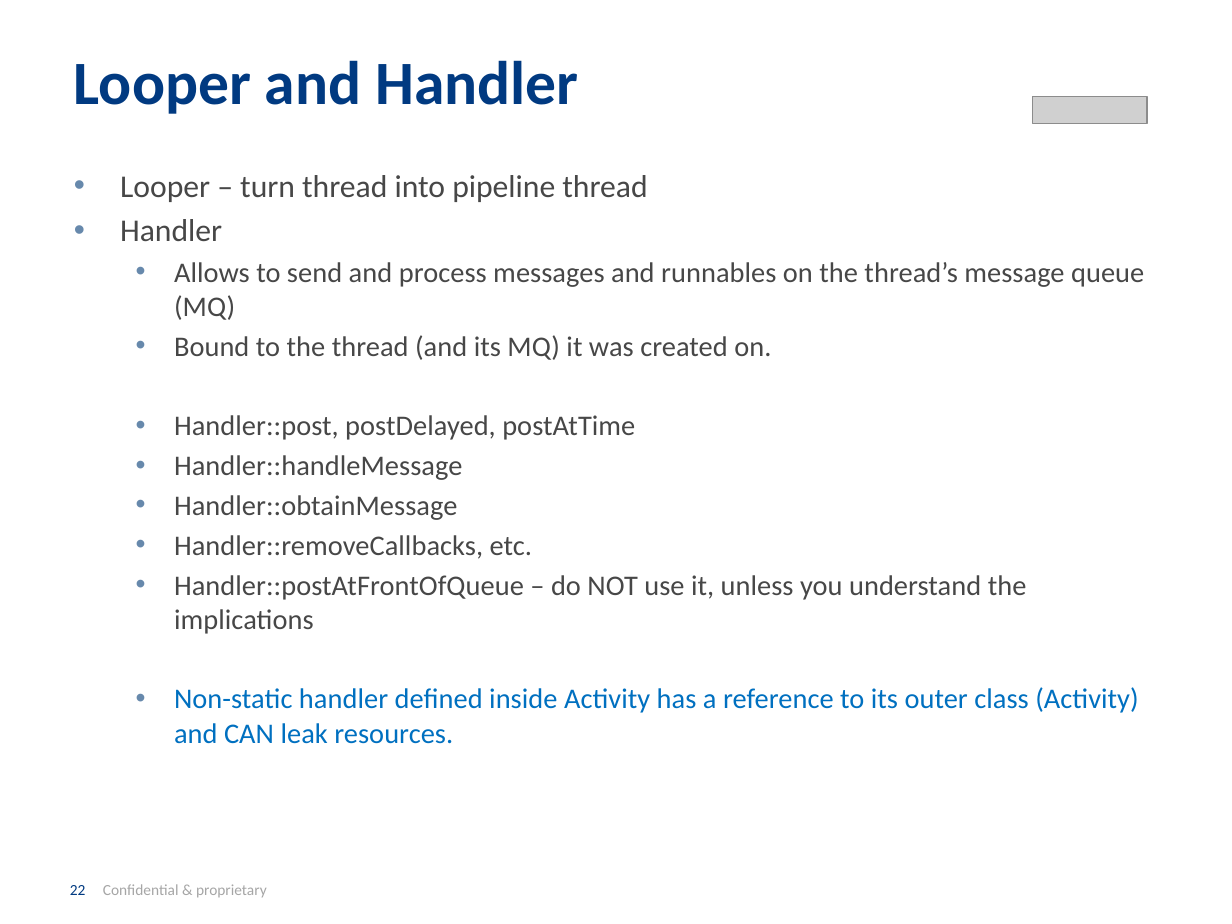
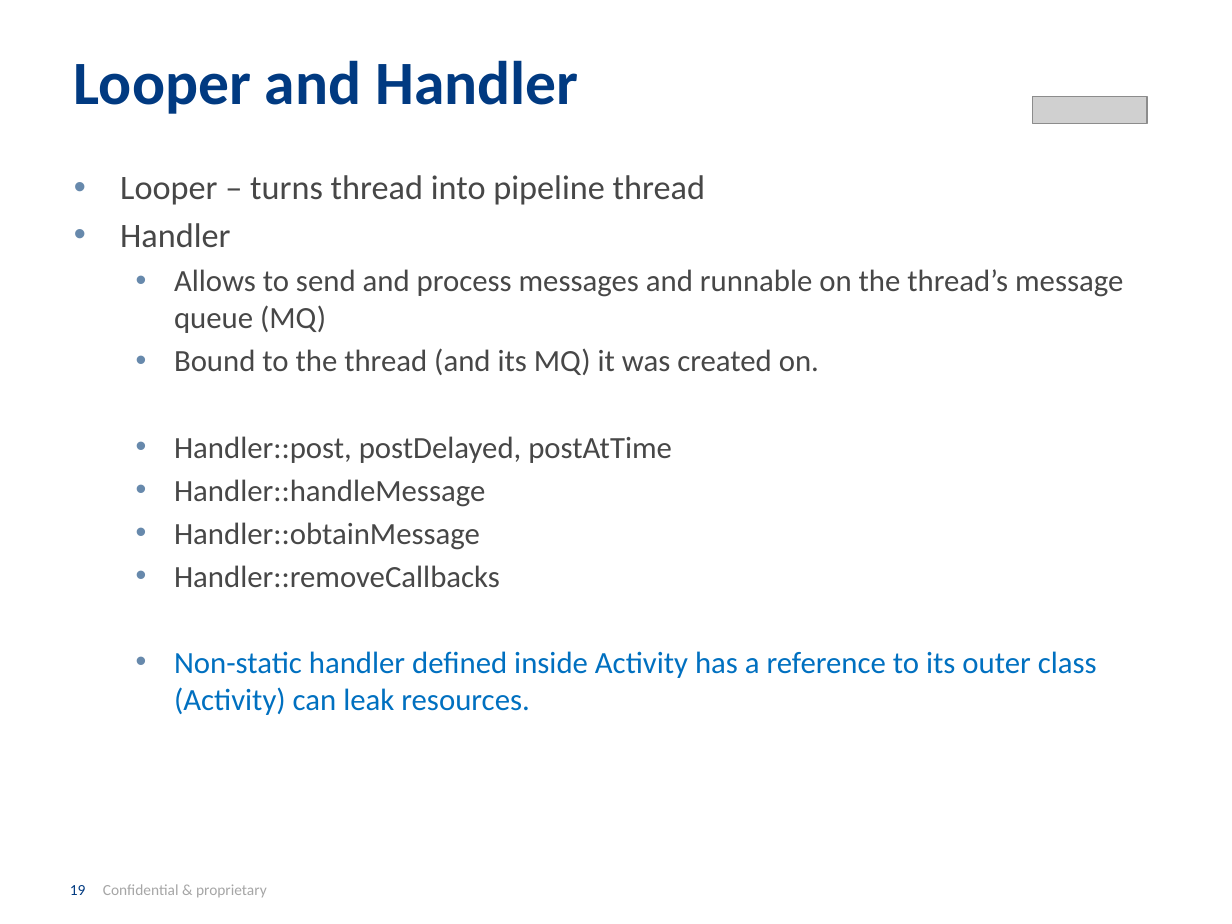
Before and after one commit to INRIX-Iurii-Okhmat/BrownBags, a slide deck: slide 19 of Presentation/Asynchronous Android.pptx (slide 22 before the commit). Drawn at 1232x924 pixels with LibreOffice and Linux fonts; fonts in the diff are those of the drawing; grey boxes stand for pictures; background and template pictures are left out. Boxes give left, top, right and bottom in pixels: in the first picture for what was removed or moved away, otherwise in the second. Text is boxed around its words. In the diff, an @@ line names an element or a change of style, - is before the commit and + after.

Commit message:
Presentation

```diff
--- a/Presentation/Asynchronous Android.pptx
+++ b/Presentation/Asynchronous Android.pptx
@@ text at (120,175,705,205): text changed; size 18.5 to 20 pt @@
-• Looper – turn thread into pipeline thread
+• Looper – turns thread into pipeline thread
@@ text at (120,223,819,550): size 18.5 to 20 pt in "Handler"; size 16.6 to 18 pt in "Bound to the thread (and its MQ) ...", "Handler::post, postDelayed, postAtTime", "Handler::handleMessage", "Handler::obtainMessage" @@
@@ text at (174,269,1123,333): text changed; size 16.6 to 18 pt @@
-  • Allows to send and process messages and runnables on the thread’s message queue (MQ)
+  • Allows to send and process messages and runnable on the thread’s message queue (MQ)
@@ text at (174,565,1097,715): text changed; size 16.6 to 18 pt; text colour #474747 to #0070C0 @@
-  • Handler::removeCallbacks, etc.
-  • Handler::postAtFrontOfQueue – do NOT use it, unless you understand the implications
-  • Non-static handler defined inside Activity has a reference to its outer class (Activity) and CAN leak resources.
+  • Handler::removeCallbacks
+  • Non-static handler defined inside Activity has a reference to its outer class (Activity) can leak resources.
@@ page number at (70,884,267,898): text changed @@
-22 Confidential & proprietary
+19 Confidential & proprietary
```
Also in this commit, not shown: 12 other slides changed, 3 slides added, 12 slides removed, 1 other file.
